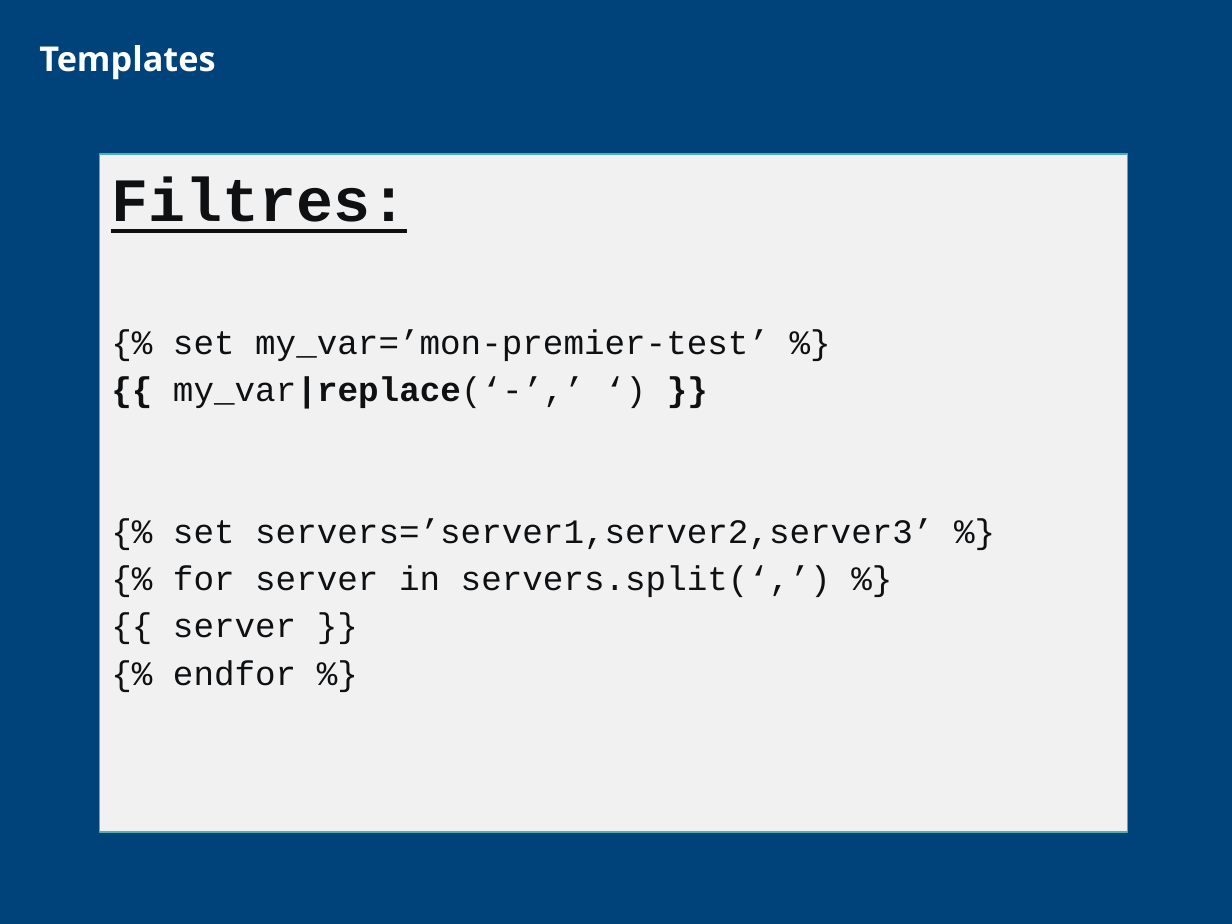
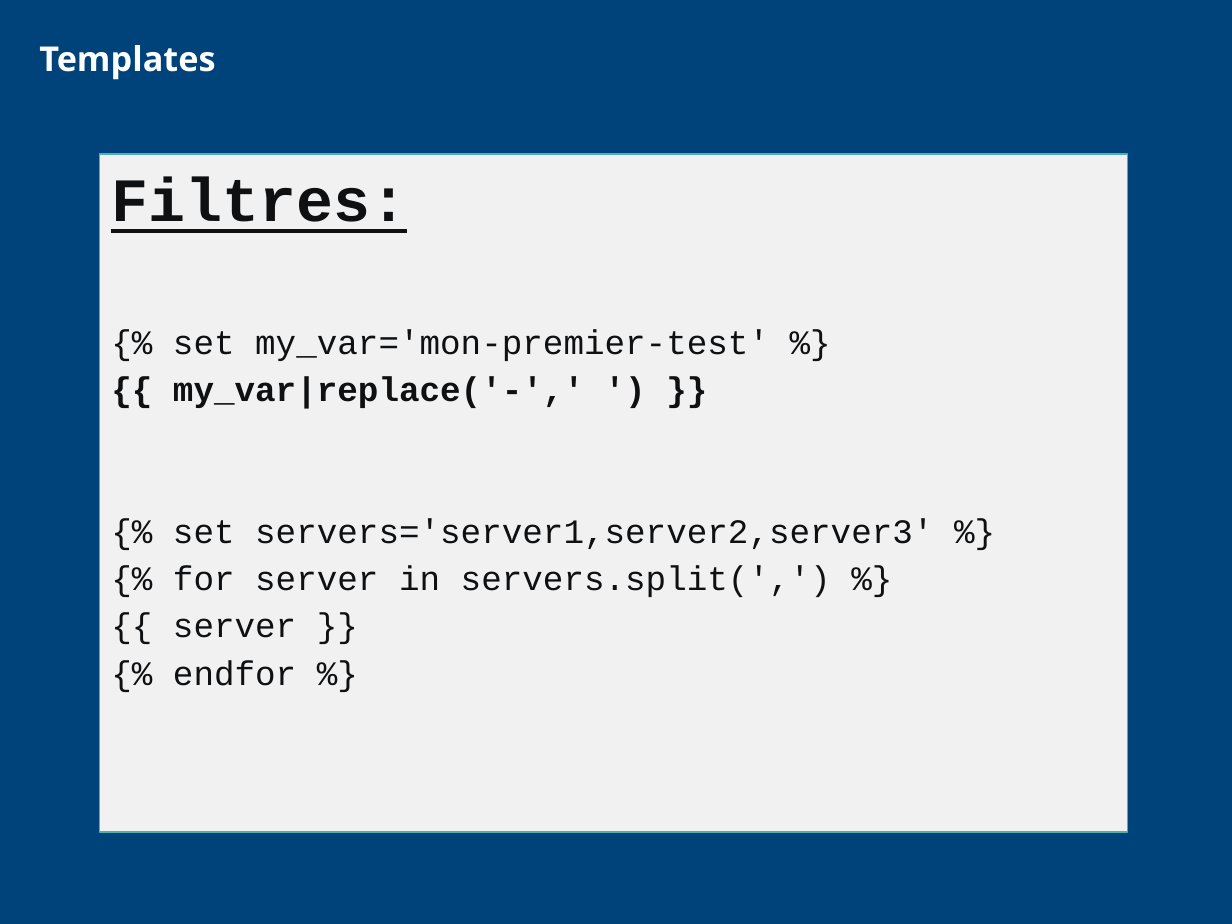
Before and after one commit to CCoupel/ansible-training, a slide deck: slide 125 of Ansible Training.pptx. Drawn at 1232x924 pixels with LibreOffice and Linux fonts; fonts in the diff are those of the drawing; background and template pictures are left out. Boxes give left, top, right and bottom in pixels: in the first picture for what was removed or moved away, otherwise in the second. Text is boxed around its words. In the diff, an @@ line names an element or a change of style, - is before the commit and + after.

```diff
--- a/Ansible Training.pptx
+++ b/Ansible Training.pptx
@@ text in freeform shape at bbox=[173, 329, 933, 597]: text changed @@
-{% set my_var=’mon-premier-test’ %}
-{{ my_var|replace(‘-’,’ ‘) }}
-{% set servers=’server1,server2,server3’ %}
-{% for server in servers.split(‘,’) %}
+{% set my_var='mon-premier-test' %}
+{{ my_var|replace('-',' ') }}
+{% set servers='server1,server2,server3' %}
+{% for server in servers.split(',') %}
```
Also in this commit, not shown: 48 other slides changed.
